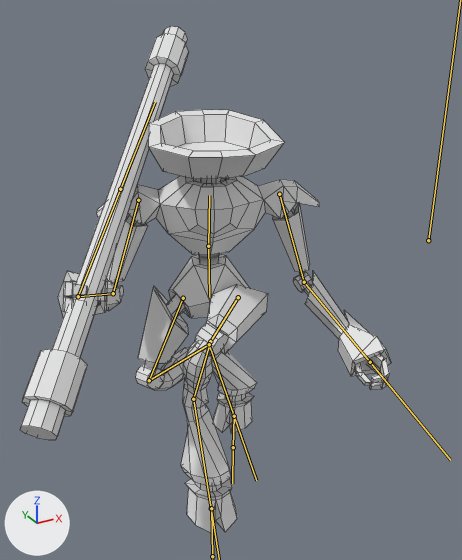
One commit to the FBX model Assets/Resources/Models/FBX/Entities/Manticore.fbx: the scene before it, then after it.
Both versions are drawn from a 50 mm camera at (-5.81, -6.73, 6.29) aimed at (-2.17, -0.11, 2.98). Every picture has the same lights, and +X, +Y and +Z are marked at lower left. Both versions are drawn at frame 9 of the action 'Armature|4.ManticoreRightStrafe'; the numbers are the values there. The bones that bend it are drawn over the model as lines. Mesh edges are drawn as thin lines.

The first picture shows 'Manticore'.
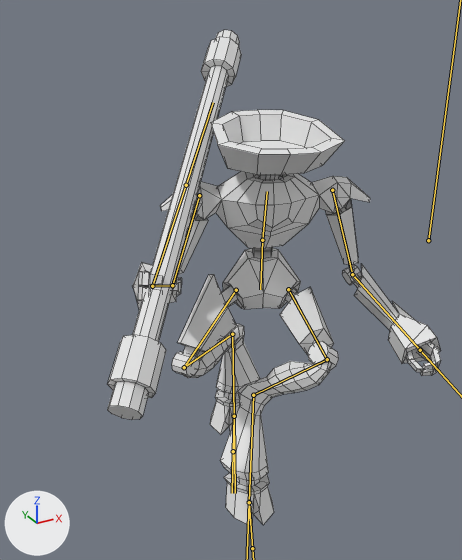
Diff of the bpy script that builds the scene:
```diff
--- a/Assets/Resources/Models/FBX/Entities/Manticore.fbx.py
+++ b/Assets/Resources/Models/FBX/Entities/Manticore.fbx.py
@@ bone_torso @@
 bone_torso = bpy.data.objects['Armature'].pose.bones['Torso']  # child of 'Root'
-bone_torso.location = (-2.26, -0.32, 0.09)
+bone_torso.location = (-1.42, -0.38, 0.1)
@@ bone_upperleg_l @@
 bone_upperleg_l = bpy.data.objects['Armature'].pose.bones['UpperLeg.L']  # child of 'Pelvis'
-bone_upperleg_l.rotation_quaternion = (0.838, 0.135, -0.186, -0.494)  # degrees (25, -10, -63)
+bone_upperleg_l.rotation_quaternion = (0.795, 0.112, -0.55, -0.229)  # degrees (49, -55, -59)
@@ bone_calf_l @@
 bone_calf_l = bpy.data.objects['Armature'].pose.bones['Calf.L']  # child of 'UpperLeg.L'
-bone_calf_l.rotation_quaternion = (0.998, 0.038, 0.008, -0.048)  # degrees (4, 1, -6)
+bone_calf_l.rotation_quaternion = (0.987, -0.02, -0.148, -0.062)  # degrees (-1, -17, -7)
@@ bone_hoof_l @@
 bone_hoof_l = bpy.data.objects['Armature'].pose.bones['Hoof.L']  # child of 'Calf.L'
-bone_hoof_l.rotation_quaternion = (0.803, -0.413, 0.353, 0.244)  # degrees (-50, 50, 9)
+bone_hoof_l.rotation_quaternion = (0.954, -0.221, 0.191, 0.062)  # degrees (-26, 23, 2)
@@ bone_upperleg_r @@
 bone_upperleg_r = bpy.data.objects['Armature'].pose.bones['UpperLeg.R']  # child of 'Pelvis'
-bone_upperleg_r.rotation_quaternion = (0.955, 0.276, 0.107, 0.013)  # degrees (33, 11, 5)
+bone_upperleg_r.rotation_quaternion = (0.977, 0.181, 0.028, 0.112)  # degrees (21, 1, 13)
@@ bone_calf_r @@
 bone_calf_r = bpy.data.objects['Armature'].pose.bones['Calf.R']  # child of 'UpperLeg.R'
-bone_calf_r.rotation_quaternion = (0.976, 0.034, -0.092, -0.195)  # degrees (6, -10, -23)
+bone_calf_r.rotation_quaternion = (0.966, 0.127, -0.111, -0.197)  # degrees (17, -10, -24)
@@ bone_hoof_r @@
 bone_hoof_r = bpy.data.objects['Armature'].pose.bones['Hoof.R']  # child of 'Calf.R'
-bone_hoof_r.rotation_quaternion = (0.994, -0.018, -0.01, 0.103)  # degrees (-2, -1, 12)
+bone_hoof_r.rotation_quaternion = (0.99, 0.112, -0.007, 0.08)  # degrees (13, -2, 9)
@@ bone_foot_l @@
 bone_foot_l = bpy.data.objects['Armature'].pose.bones['Foot.L']  # child of 'Root'
-bone_foot_l.location = (3.91, 1.14, 0.25)
-bone_foot_l.rotation_quaternion = (0.974, 0.015, -0.017, -0.225)  # degrees (2, -2, -26)
+bone_foot_l.location = (3.35, 1.14, 0.11)
+bone_foot_l.rotation_quaternion = (0.972, 0.007, -0.015, -0.236)  # degrees (1, -1, -27)
@@ bone_foot_r @@
 bone_foot_r = bpy.data.objects['Armature'].pose.bones['Foot.R']  # child of 'Root'
-bone_foot_r.scale = (1.0, 1.0, 1.0)
+bone_foot_r.scale = (1.12, 1.12, 1.12)
```

Boxes (x1, y1, x2, y2) around the edits, measured in the pictures (462 x 560 px):
'Manticore', posed (10% narrower): before (20, 26, 391, 534); after (107, 30, 441, 526)
bone 'Torso', root to tip: before (208, 246) to (209, 195); after (262, 240) to (267, 191)
bone 'UpperLeg.L', root to tip: before (238, 297) to (210, 341); after (288, 289) to (327, 359)
bone 'Calf.L', root to tip: before (210, 341) to (193, 399); after (327, 359) to (253, 395)
bone 'Hoof.L', root to tip: before (193, 399) to (211, 508); after (253, 395) to (249, 502)
bone 'UpperLeg.R', root to tip: before (183, 298) to (149, 380); after (236, 290) to (184, 367)
bone 'Calf.R', root to tip: before (149, 380) to (209, 344); after (184, 367) to (232, 334)
bone 'Hoof.R', root to tip: before (209, 344) to (234, 416); after (232, 334) to (234, 416)
bone 'Foot.L', root to tip: before (211, 508) to (212, 556); after (249, 502) to (252, 548)
bone 'Foot.R', root to tip: before (234, 416) to (233, 447); after (234, 416) to (233, 451)
